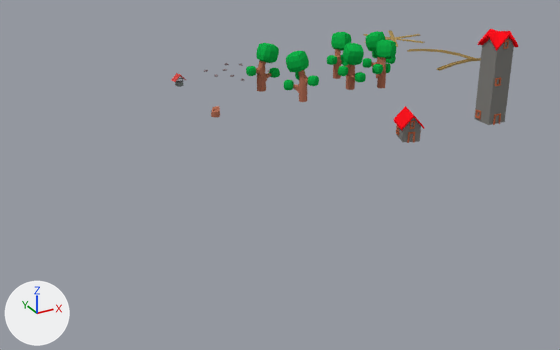
Before and after pictures for a commit that changed the Blender file Assets/Blend Files/TileAssets.blend.
The view is the same before and after, from a 50 mm camera at (-7.72, -9.87, 5.08) aimed at (-1.1, 2.17, -0.94). The axes (+X, +Y, +Z) are drawn at lower left. The lights are the same throughout.

The first picture shows 'ManyTrees', 'SmallHouse', 'Tower', 'Trees'.
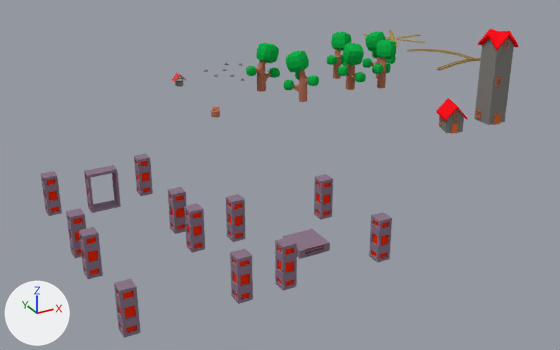
What differs and where, as boxes (x1, y1, x2, y2) in the pictures (560 x 350 px):
'Fiery Altar', added: after (226, 174, 392, 291)
'Fiery Pillars', added: after (79, 203, 253, 338)
'Fiery Portal', added: after (41, 154, 187, 258)
'SmallHouse', moved: before (394, 106, 424, 143); after (436, 98, 467, 134)

Patch to the scene script:
```diff
--- a/Assets/Blend Files/TileAssets.blend.py
+++ b/Assets/Blend Files/TileAssets.blend.py
@@ me_cube_005 @@
+me_cube_005.from_pydata(...)  # 632 vertices, 628 faces; spans x -0.8..0.8, y -0.8..0.8, z 0.0..0.6
+me_cube_005.materials.append(mat_material)  # picture img_310px_color_circle__hue_sat__png
@@ me_cube_006 @@
+me_cube_006.from_pydata(...)  # 480 vertices, 472 faces; spans x -0.8..0.8, y -0.8..0.8, z 0.0..0.6
+me_cube_006.materials.append(mat_material)  # picture img_310px_color_circle__hue_sat__png
@@ me_cube_007 @@
+me_cube_007.from_pydata(...)  # 600 vertices, 590 faces; spans x -0.8..0.8, y -0.8..0.8, z 0.0..0.6
+me_cube_007.materials.append(mat_material)  # picture img_310px_color_circle__hue_sat__png
@@ ob_smallhouse @@
 ob_smallhouse = bpy.data.objects.new('SmallHouse', me_cube_003)
-ob_smallhouse.location = (0.0, 0.0, 0.0)
+ob_smallhouse.location = (1.0, 0.0, 0.0)
@@ ob_fiery_portal @@
+ob_fiery_portal = bpy.data.objects.new('Fiery Portal', me_cube_005)
+ob_fiery_portal.location = (-5.0, 0.0, 0.0)
@@ ob_fiery_pillars @@
+ob_fiery_pillars = bpy.data.objects.new('Fiery Pillars', me_cube_006)
+ob_fiery_pillars.location = (-5.0, -2.0, 0.0)
@@ ob_fiery_altar @@
+ob_fiery_altar = bpy.data.objects.new('Fiery Altar', me_cube_007)
+ob_fiery_altar.location = (-3.0, -2.0, 0.0)
```
